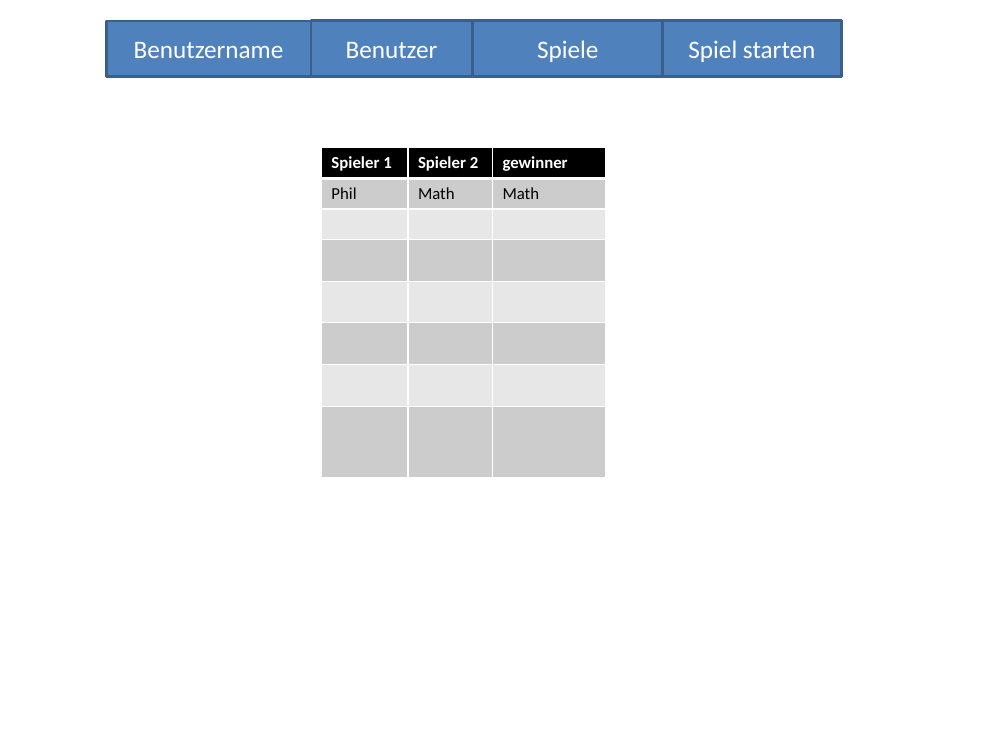
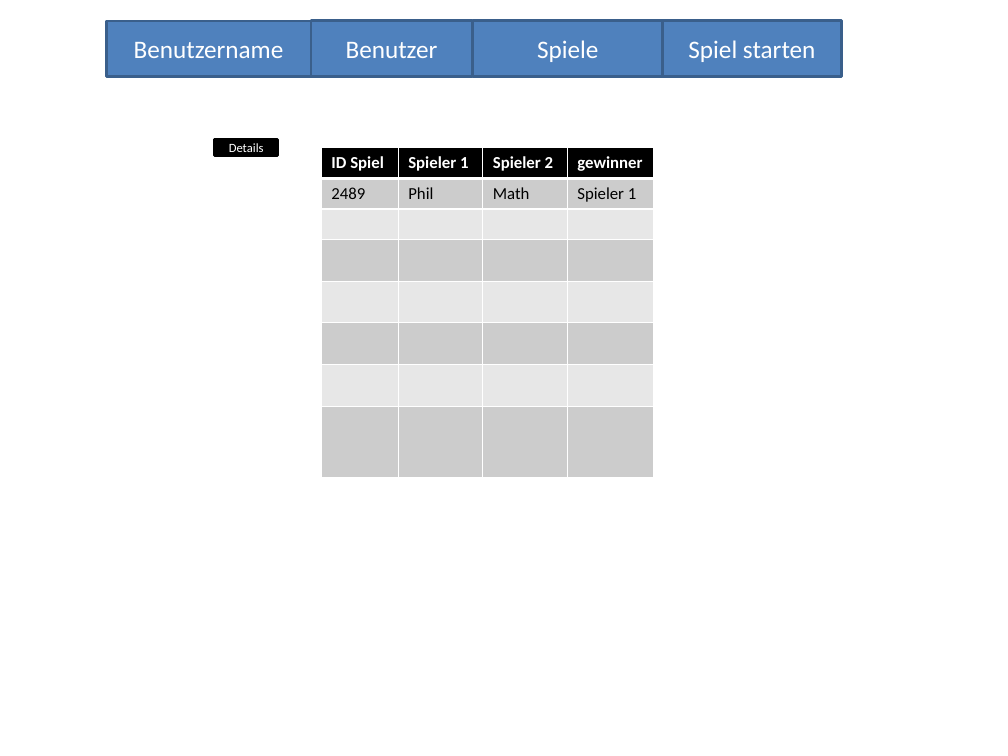
Before and after one commit to johnnyelwailer/letsplay5, a slide deck: slide 4 of Frontent.pptx. Drawn at 1008x756 pixels with LibreOffice and Linux fonts; fonts in the diff are those of the drawing. Boxes give left, top, right and bottom in pixels: in the first picture for what was removed or moved away, otherwise in the second. Text is boxed around its words. In the diff, an @@ line names an element or a change of style, - is before the commit and + after.

Commit message:
wurde nochmals geupdatet

```diff
--- a/Frontent.pptx
+++ b/Frontent.pptx
@@ rectangle added at [215, 140, 278, 156], fill #000000, outline #000000 2 pt, 9 pt, text #FFFFFF @@
+Details
@@ table at [322, 148, 654, 476] @@
+column 1: ID Spiel | 2489 |  |  |  |  |  | 
-column 4, row 2: Math
+column 4, row 2: Spieler 1
@@ table: place and size @@
-table at [322, 148, 606, 476]
+table at [322, 148, 654, 476]
```
